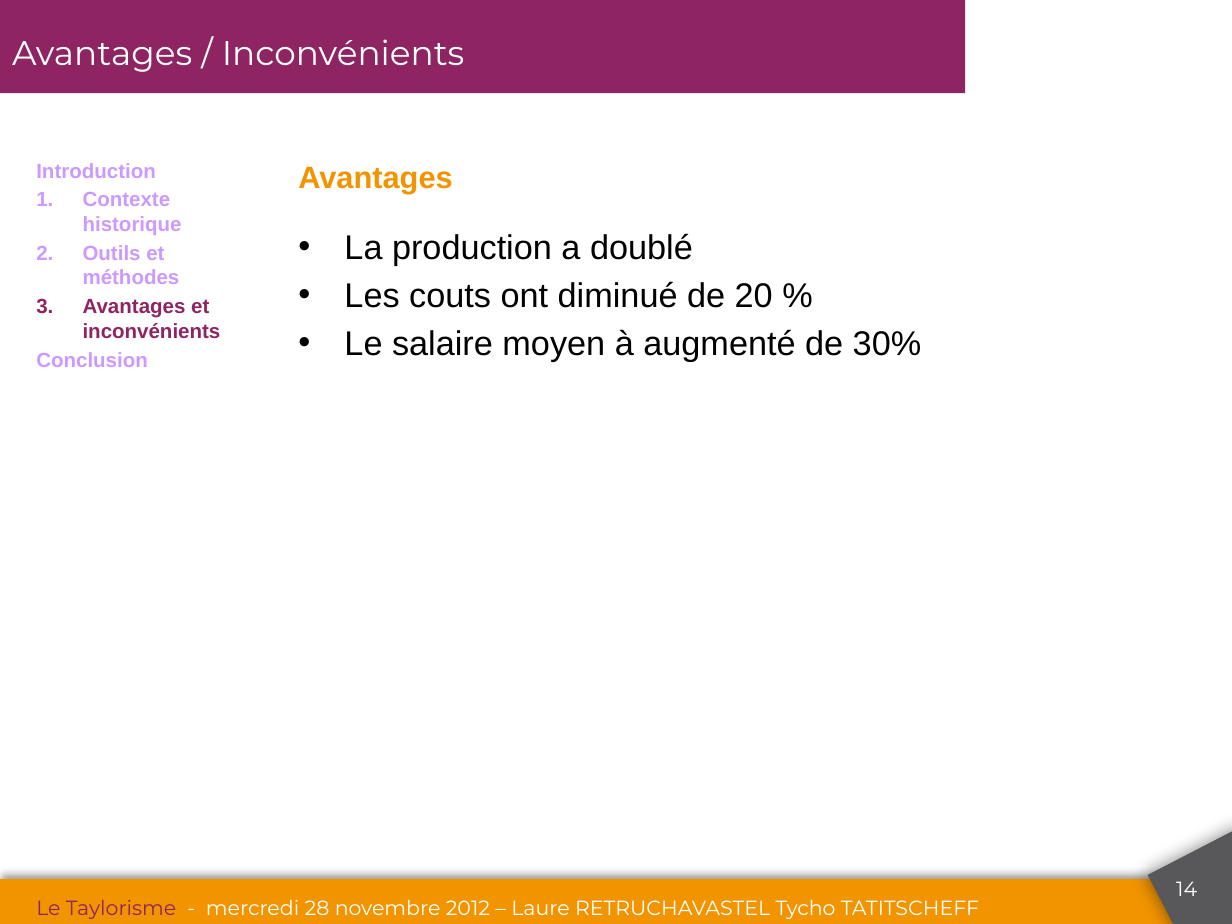
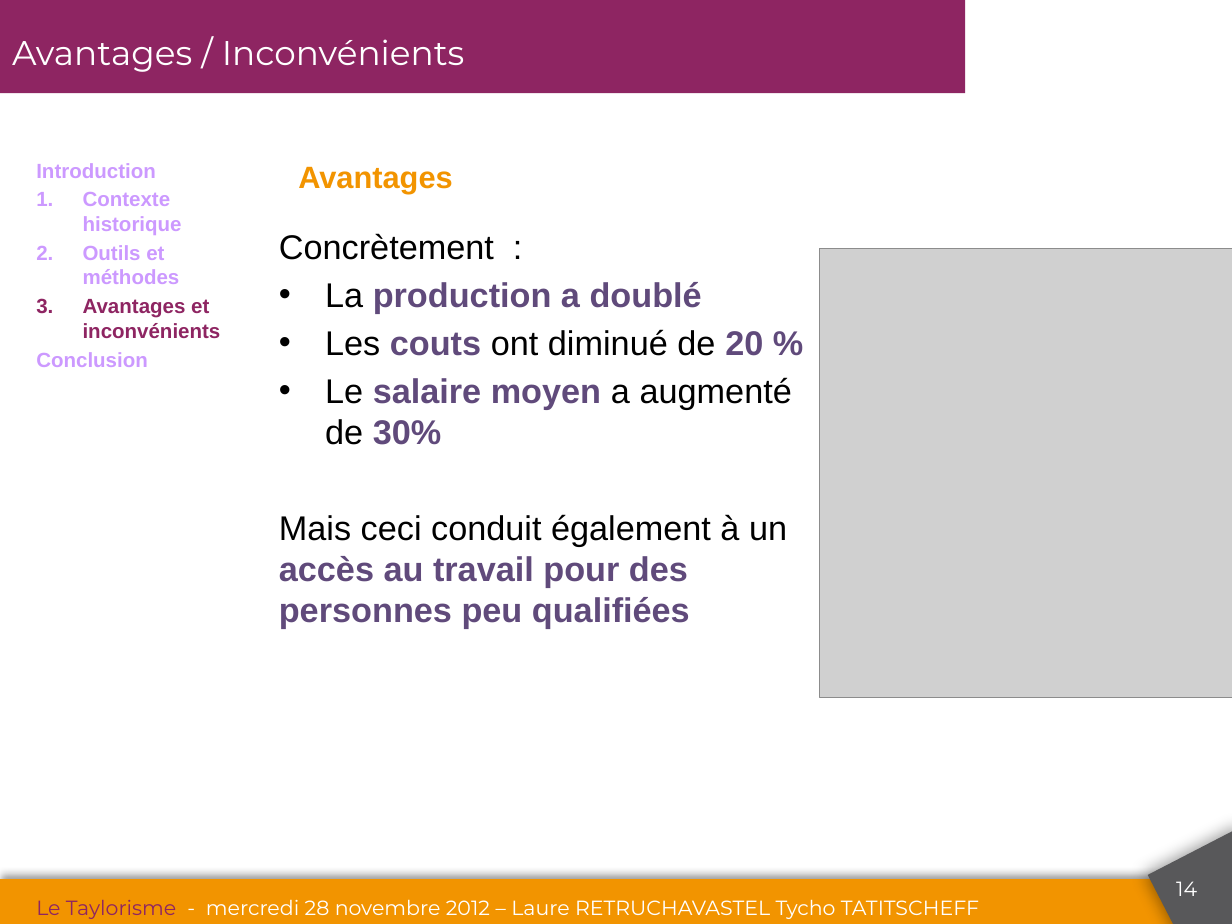
Before and after one commit to tychotatitscheff/Ensam, a slide deck: slide 14 of Taylorisme.pptx. Drawn at 1232x924 pixels with LibreOffice and Linux fonts; fonts in the diff are those of the drawing; grey boxes stand for pictures; background and template pictures are left out. Boxes give left, top, right and bottom in pixels: in the first picture for what was removed or moved away, otherwise in the second. Text is boxed around its words. In the diff, an @@ line names an element or a change of style, - is before the commit and + after.

```diff
--- a/Taylorisme.pptx
+++ b/Taylorisme.pptx
@@ text "Concrètement :": place and size @@
-text "Concrètement :" at box(344, 233, 922, 362)
+text "Concrètement :" at box(279, 233, 792, 629)
@@ text at box(279, 233, 494, 260): paragraph added @@
+Concrètement :
@@ picture added at box(819, 249, 1232, 697) @@
@@ text at box(325, 282, 763, 356): text colour #363636 to #604A7B, bold on in "production a doublé", "couts 20 %" @@
@@ text at box(279, 377, 792, 629): text changed; text colour #363636 to #604A7B; bold on @@
-• Le salaire moyen à augmenté de 30%
+• Le salaire moyen a augmenté de 30%
+Mais ceci conduit également à un accès au travail pour des personnes peu qualifiées
```
Also in this commit, not shown: 6 other slides changed, 1 slide added, 1 other file.
